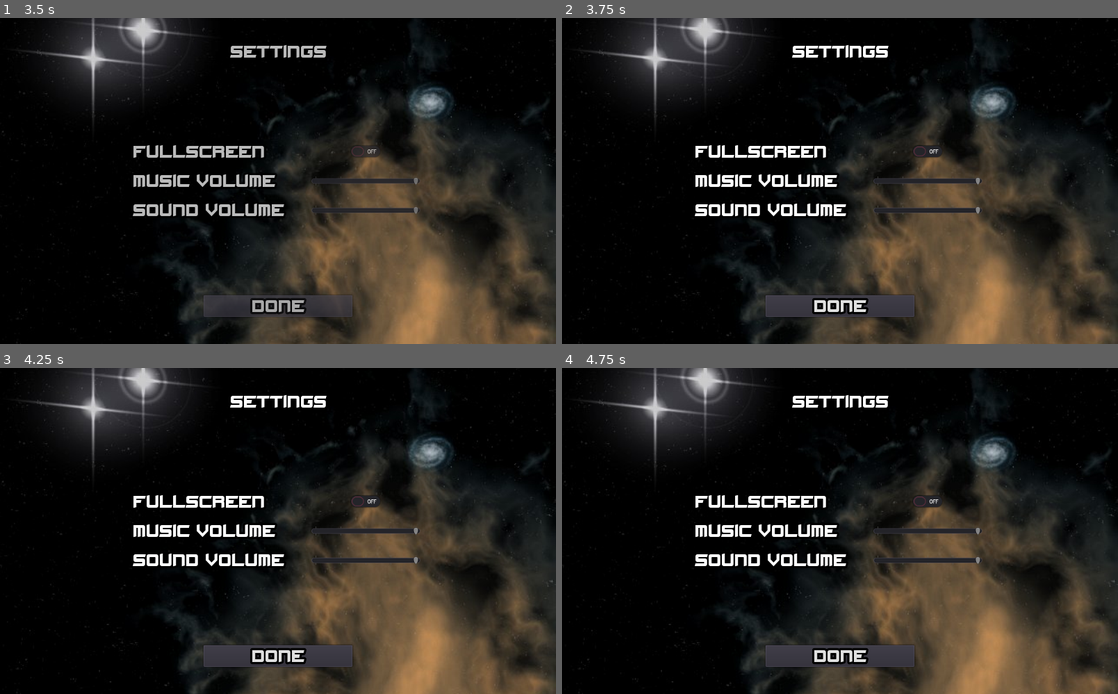
Above: before the commit, frames 1-4 (two rows, left to right).
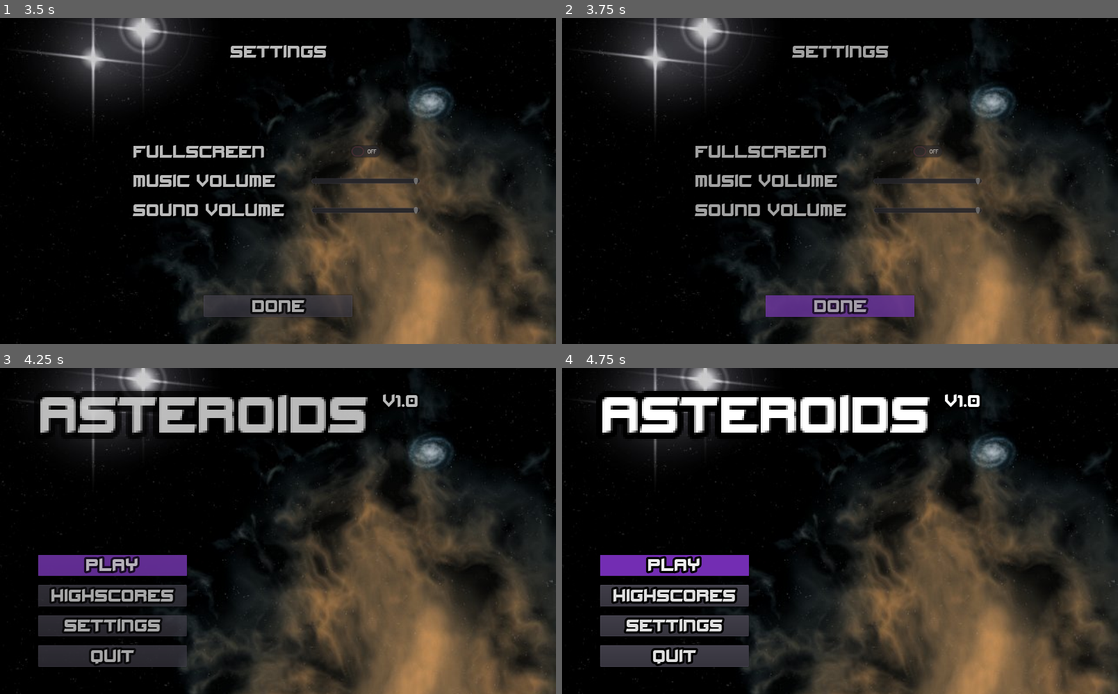
Above: after the commit, the same moments.

Repository: odahoda/asteroids
Game: Godot game, scene res://game.tscn
Same seed, same stepped clock (60 frames per second), same inputs: the game is played once before the commit and once after it. Sound files missing from this copy of the repository are replaced by a short silence.
Inputs (mouse positions are in pixels of both pictures, inside the frame that each line leads up to):
- Up to frame 1 (3.5 s): click "Highscores" at 0.5 s; tap Enter (ui_accept) at 1.25, 1.52, 2.27 s; hold Right (ui_right) 1.28-2.03 s; hold Left (ui_left) 2.03-2.75 s; click "Settings" at 2.75 s
- Up to frame 2 (3.75 s): click "Done" at 3.5 s
- Up to frame 3 (4.25 s): no input
- Up to frame 4 (4.75 s): click (840, 654) at 4.25 s, where only the run before the commit has a clickable "Done"

Frame 1 is identical in both runs. In frame 2, 3.8% of the frame differs, in the area x 23-76%, y 8-92%; in frame 3, 15%; in frame 4, 15%, in the area x 6-76%, y 6-92%.

Commit message:
Use singleton node for settings, separate settings_ui scene.

Diff:
--- a/game.gd
+++ b/game.gd
@@ -6,14 +6,11 @@
 var main_menu = null
 var hall_of_fame_scene = preload("res://hall_of_fame.tscn")
 var hall_of_fame = null
-onready var settings = $settings
+var settings_scene = preload("res://settings_ui.tscn")
+var settings = null
 
 func _ready() -> void:
 	randomize()
-
-	$settings.visible = false
-	$settings.connect('done', self, 'settings_finished')
-	$settings.load_settings()
 
 	set_state('menu')
 
@@ -39,8 +36,14 @@
 		add_child(hall_of_fame)
 
 	elif state == 'settings':
-		$settings.visible = true
-		$settings.fade_in()
+		assert(main_menu != null)
+		main_menu.queue_free()
+		main_menu = null
+
+		assert(settings == null)
+		settings = settings_scene.instance()
+		settings.connect('done', self, 'settings_finished')
+		add_child(settings)
 
 	elif state == 'play':
 		assert(main_menu != null)
--- a/game.tscn
+++ b/game.tscn
@@ -1,7 +1,6 @@
-[gd_scene load_steps=5 format=2]
+[gd_scene load_steps=4 format=2]
 
 [ext_resource path="res://game.gd" type="Script" id=1]
-[ext_resource path="res://settings.tscn" type="PackedScene" id=2]
 [ext_resource path="res://assets/background.jpeg" type="Texture" id=3]
 [ext_resource path="res://music_player.gd" type="Script" id=4]
 
@@ -17,8 +16,6 @@
 "_edit_use_anchors_": false
 }
 
-[node name="settings" parent="." instance=ExtResource( 2 )]
-
 [node name="music_player" type="AudioStreamPlayer" parent="."]
 bus = "music"
 script = ExtResource( 4 )
--- a/project.godot
+++ b/project.godot
@@ -35,6 +35,10 @@
 config/name="asteroids"
 run/main_scene="res://game.tscn"
 
+[autoload]
+
+settings="*res://settings.gd"
+
 [display]
 
 window/stretch/mode="2d"
--- a/settings.gd
+++ b/settings.gd
@@ -1,32 +1,9 @@
-extends Control
-
-signal done
+extends Node
 
 var settings = null
 
-onready var done_button = $controls/done
-onready var fullscreen_button = $controls/grid/fullscreen
-onready var music_volume_slider = $controls/grid/music_volume
-onready var sound_volume_slider = $controls/grid/sound_volume
-
 func _ready() -> void:
-	done_button.connect('button_up', self, 'fade_out')
-	fullscreen_button.connect('toggled', self, '__fullscreen_changed')
-	music_volume_slider.connect('value_changed', self, '__music_volume_changed')
-	sound_volume_slider.connect('value_changed', self, '__sound_volume_changed')
-
-func _input(event):
-	if event.is_action_pressed("ui_cancel") and visible:
-		done_button.grab_focus()
-		fade_out()
-
-func fade_in() -> void:
-	$animations.play('fade_in')
-	$animations.seek(0, true)
-
-func fade_out() -> void:
-	$animations.play('fade_out')
-	$animations.connect('animation_finished', self, '__fade_out_finished', [], CONNECT_ONESHOT)
+	load_settings()
 
 func load_settings() -> void:
 	var fp = File.new()
@@ -42,13 +19,8 @@
 			'sound_volume': 100,
 		}
 
-	fullscreen_button.pressed = settings['fullscreen']
 	__apply_fullscreen()
-
-	music_volume_slider.value = settings['music_volume']
 	__apply_music_volume()
-
-	sound_volume_slider.value = settings['sound_volume']
 	__apply_sound_volume()
 
 func save_settings() -> void:
@@ -57,18 +29,20 @@
 	fp.store_string(to_json(settings))
 	fp.close()
 
-func __fade_out_finished(_anim) -> void:
-	save_settings()
-	emit_signal('done')
+func get_fullscreen() -> bool:
+	return settings['fullscreen']
 
-func __fullscreen_changed(value) -> void:
+func set_fullscreen(value) -> void:
 	settings['fullscreen'] = value
 	__apply_fullscreen()
 
 func __apply_fullscreen() -> void:
 	OS.window_fullscreen = settings['fullscreen']
 
-func __music_volume_changed(value) -> void:
+func get_music_volume() -> int:
+	return settings['music_volume']
+
+func set_music_volume(value) -> void:
 	settings['music_volume'] = value
 	__apply_music_volume()
 
@@ -82,7 +56,10 @@
 		AudioServer.set_bus_mute(bus_idx, false)
 		AudioServer.set_bus_volume_db(bus_idx, value_db)
 
-func __sound_volume_changed(value) -> void:
+func get_sound_volume() -> int:
+	return settings['sound_volume']
+
+func set_sound_volume(value) -> void:
 	settings['sound_volume'] = value
 	__apply_sound_volume()
 
--- /dev/null
+++ b/settings_ui.gd
@@ -0,0 +1,40 @@
+extends Control
+
+signal done
+
+var settings = null
+
+onready var done_button = $controls/done
+onready var fullscreen_button = $controls/grid/fullscreen
+onready var music_volume_slider = $controls/grid/music_volume
+onready var sound_volume_slider = $controls/grid/sound_volume
+
+func _ready() -> void:
+	settings = get_node('/root/settings')
+
+	done_button.connect('button_up', self, 'fade_out')
+
+	fullscreen_button.pressed = settings.get_fullscreen()
+	fullscreen_button.connect('toggled', settings, 'set_fullscreen')
+	music_volume_slider.value = settings.get_music_volume()
+	music_volume_slider.connect('value_changed', settings, 'set_music_volume')
+	sound_volume_slider.value = settings.get_sound_volume()
+	sound_volume_slider.connect('value_changed', settings, 'set_sound_volume')
+	fade_in()
+
+func _input(event):
+	if event.is_action_pressed("ui_cancel") and visible:
+		done_button.grab_focus()
+		fade_out()
+
+func fade_in() -> void:
+	$animations.play('fade_in')
+	$animations.seek(0, true)
+
+func fade_out() -> void:
+	$animations.play('fade_out')
+	$animations.connect('animation_finished', self, '__fade_out_finished', [], CONNECT_ONESHOT)
+
+func __fade_out_finished(_anim) -> void:
+	settings.save_settings()
+	emit_signal('done')
--- a/settings.tscn
+++ b/settings_ui.tscn
@@ -1,7 +1,7 @@
 [gd_scene load_steps=5 format=2]
 
 [ext_resource path="res://gui_theme.tres" type="Theme" id=1]
-[ext_resource path="res://settings.gd" type="Script" id=2]
+[ext_resource path="res://settings_ui.gd" type="Script" id=2]
 
 [sub_resource type="Animation" id=1]
 resource_name = "fade_in"
@@ -96,9 +96,8 @@
 }
 
 [node name="label_fullscreen" type="Label" parent="controls/grid"]
-margin_top = -1.0
 margin_right = 287.0
-margin_bottom = 49.0
+margin_bottom = 50.0
 rect_min_size = Vector2( 0, 50 )
 text = "Fullscreen"
 valign = 1
@@ -115,9 +114,9 @@
 }
 
 [node name="label_music_volume" type="Label" parent="controls/grid"]
-margin_top = 53.0
+margin_top = 54.0
 margin_right = 287.0
-margin_bottom = 103.0
+margin_bottom = 104.0
 rect_min_size = Vector2( 0, 50 )
 text = "Music Volume"
 valign = 1
@@ -133,9 +132,9 @@
 ticks_on_borders = true
 
 [node name="label_sound_volume" type="Label" parent="controls/grid"]
-margin_top = 107.0
+margin_top = 108.0
 margin_right = 287.0
-margin_bottom = 157.0
+margin_bottom = 158.0
 rect_min_size = Vector2( 0, 50 )
 text = "Sound Volume"
 valign = 1
